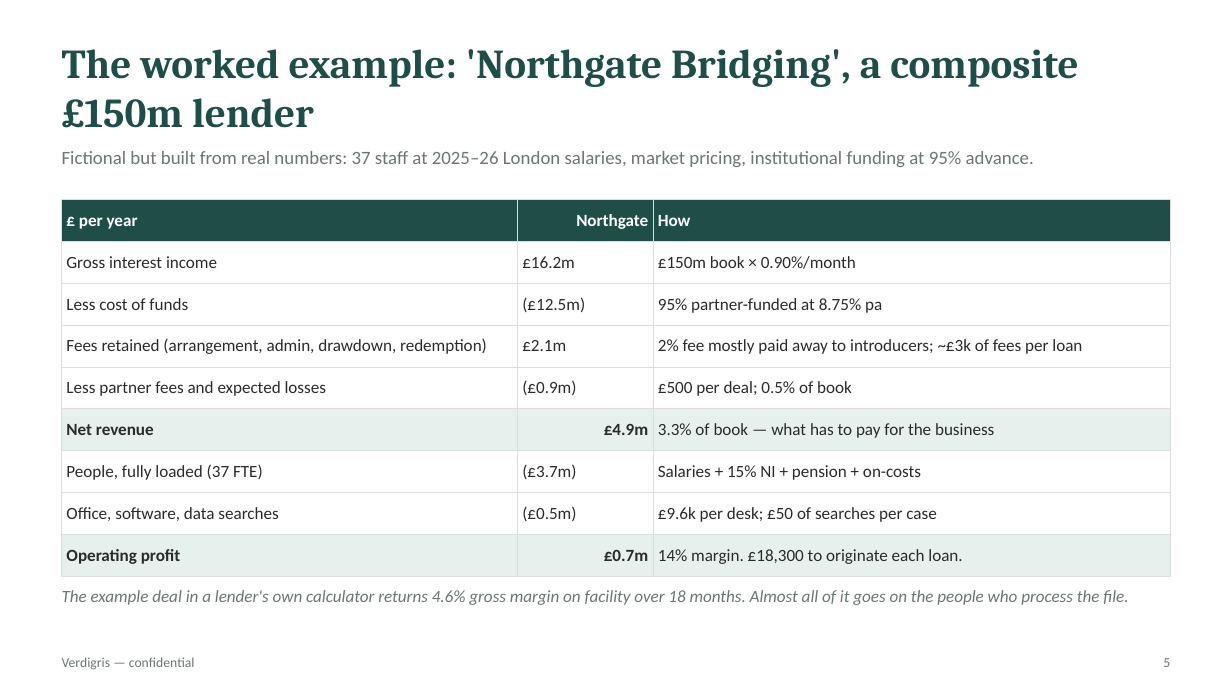
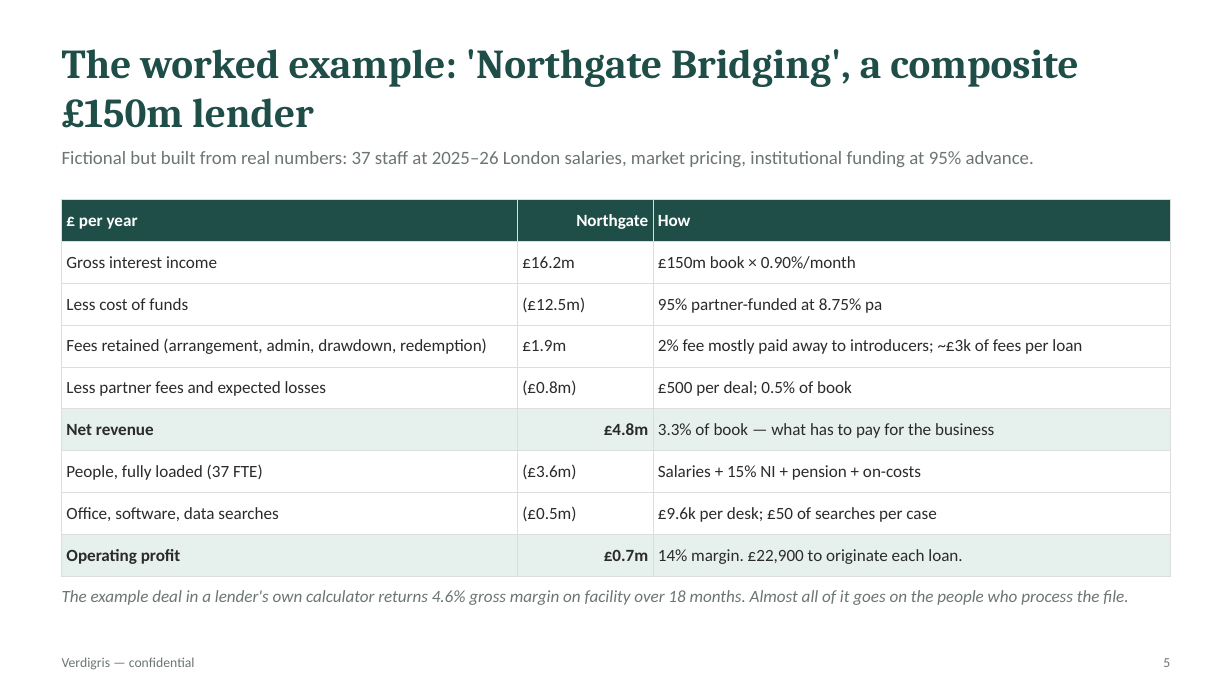
Before and after one commit to lisawongcn-boop/Jun15, a slide deck: slide 5 of verdigris-deliverables/Verdigris_Pitch_Deck.pptx. Drawn at 1232x693 pixels with LibreOffice and Linux fonts; fonts in the diff are those of the drawing. Boxes give left, top, right and bottom in pixels: in the first picture for what was removed or moved away, otherwise in the second. Text is boxed around its words. In the diff, an @@ line names an element or a change of style, - is before the commit and + after.

```diff
--- a/verdigris-deliverables/Verdigris_Pitch_Deck.pptx
+++ b/verdigris-deliverables/Verdigris_Pitch_Deck.pptx
@@ table at [62,200,1170,568] @@
-row 4, column 2: £2.1m
+row 4, column 2: £1.9m
-row 5, column 2: (£0.9m)
+row 5, column 2: (£0.8m)
-row 6, column 2: £4.9m
+row 6, column 2: £4.8m
-row 7, column 2: (£3.7m)
+row 7, column 2: (£3.6m)
-row 9, column 3: 14% margin. £18,300 to originate each loan.
+row 9, column 3: 14% margin. £22,900 to originate each loan.
```
Also in this commit, not shown: 5 other slides changed, 3 other files.
